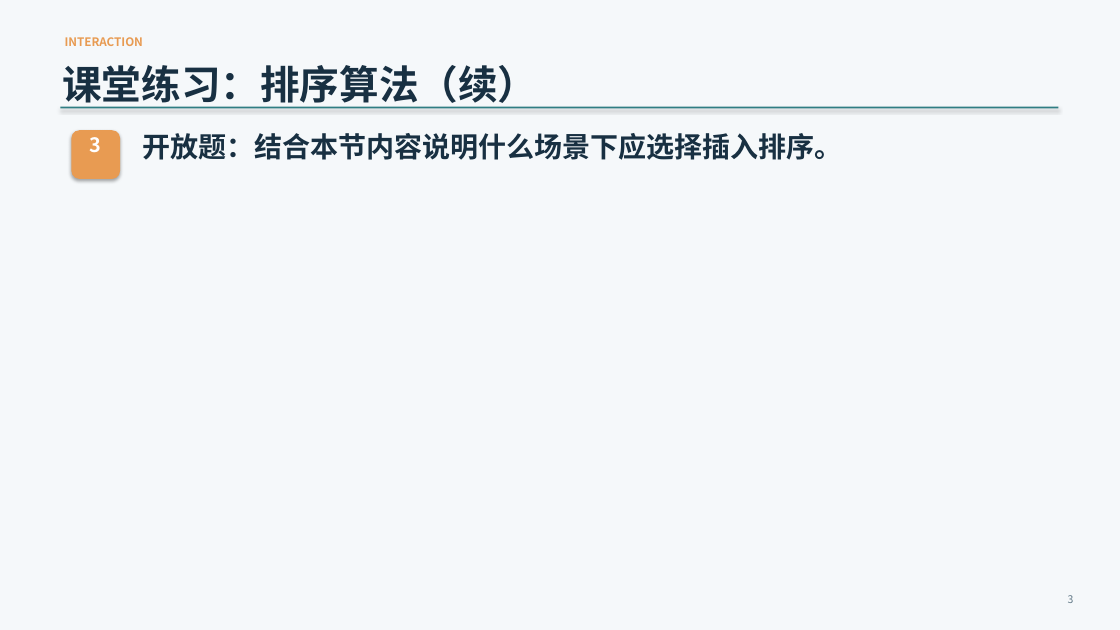
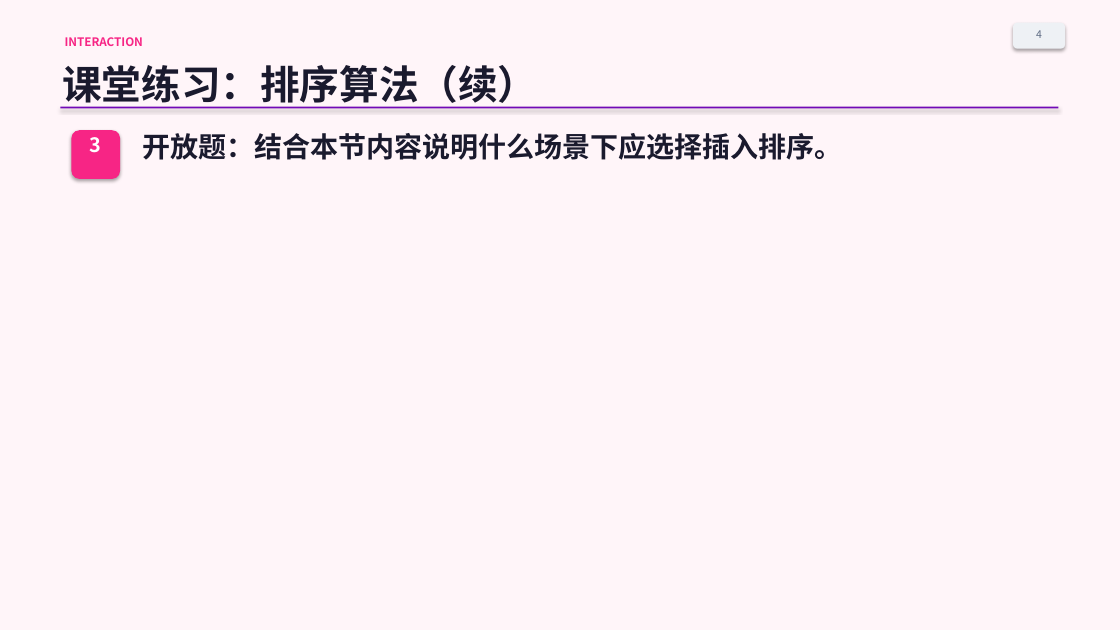
Before and after one commit to ggg333219/2026FWW-provin, a slide deck: slide 5 of docs/导出验证/sample_export.pptx (slide 4 before the commit). Drawn at 1120x630 pixels with LibreOffice and Linux fonts; fonts in the diff are those of the drawing. Boxes give left, top, right and bottom in pixels: in the first picture for what was removed or moved away, otherwise in the second. Text is boxed around its words. In the diff, an @@ line names an element or a change of style, - is before the commit and + after.

```diff
--- a/docs/导出验证/sample_export.pptx
+++ b/docs/导出验证/sample_export.pptx
@@ background #F5F8FA to #FFF5F9 @@
@@ rounded rectangle added at (x1=1013, y1=23, x2=1065, y2=49), fill #EEF1F5 @@
@@ text "课堂练习：排序算法（续）" at (x1=62, y1=65, x2=537, y2=109): text colour #183042 to #1A1A2E @@
@@ text "INTERACTION" at (x1=65, y1=37, x2=143, y2=46): text colour #E89B52 to #F72585 @@
@@ text added at (x1=1036, y1=30, x2=1042, y2=38), 9 pt, text #5F6C84 @@
+4
@@ rectangle at (x1=60, y1=107, x2=1059, y2=108): fill #2F7E83 to #7209B7 @@
@@ rounded rectangle at (x1=71, y1=130, x2=120, y2=179): fill #E89B52 to #F72585 @@
@@ text "开放题：结合本节内容说明什么场景下应选择插入排序。" at (x1=143, y1=133, x2=843, y2=160): text colour #183042 to #1A1A2E @@
@@ text removed at (x1=1068, y1=595, x2=1074, y2=603) @@
-3
```
Also in this commit, not shown: 4 other slides changed, 1 slide added, 11 other files.
